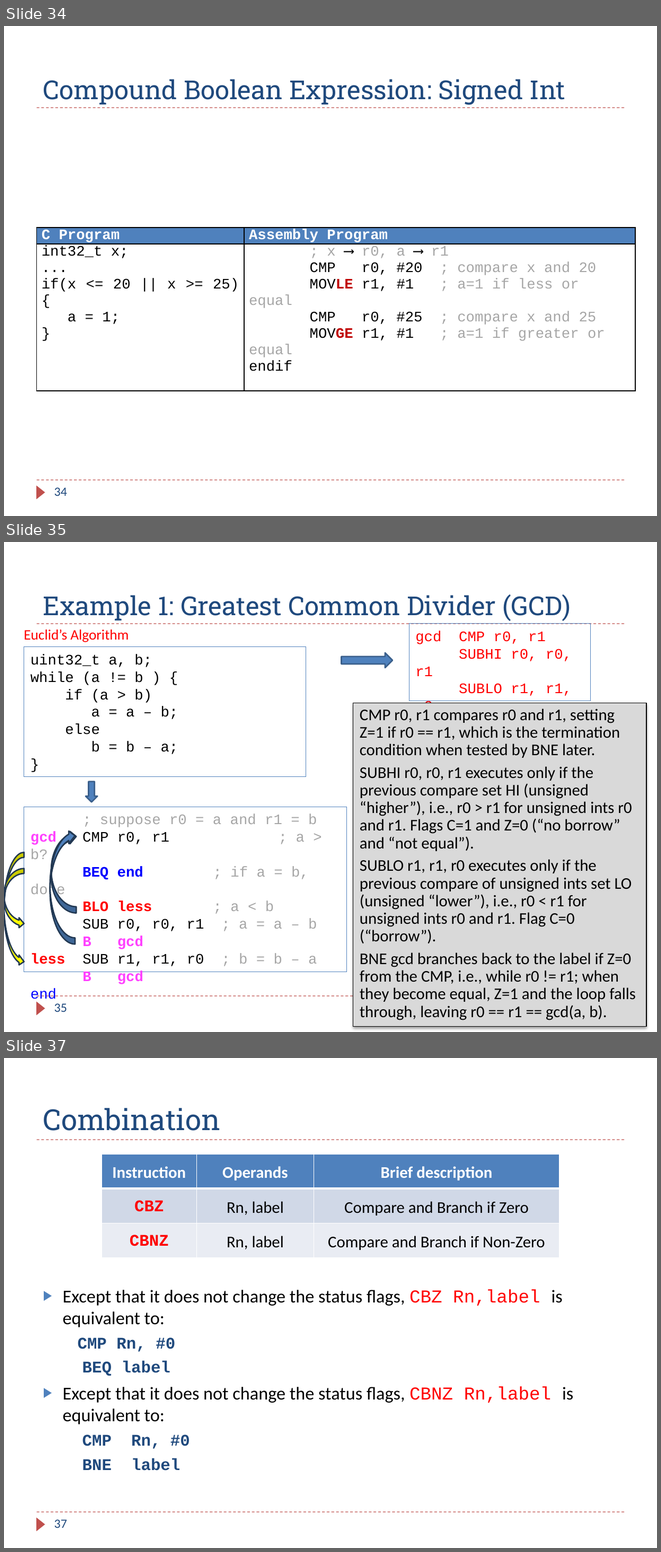
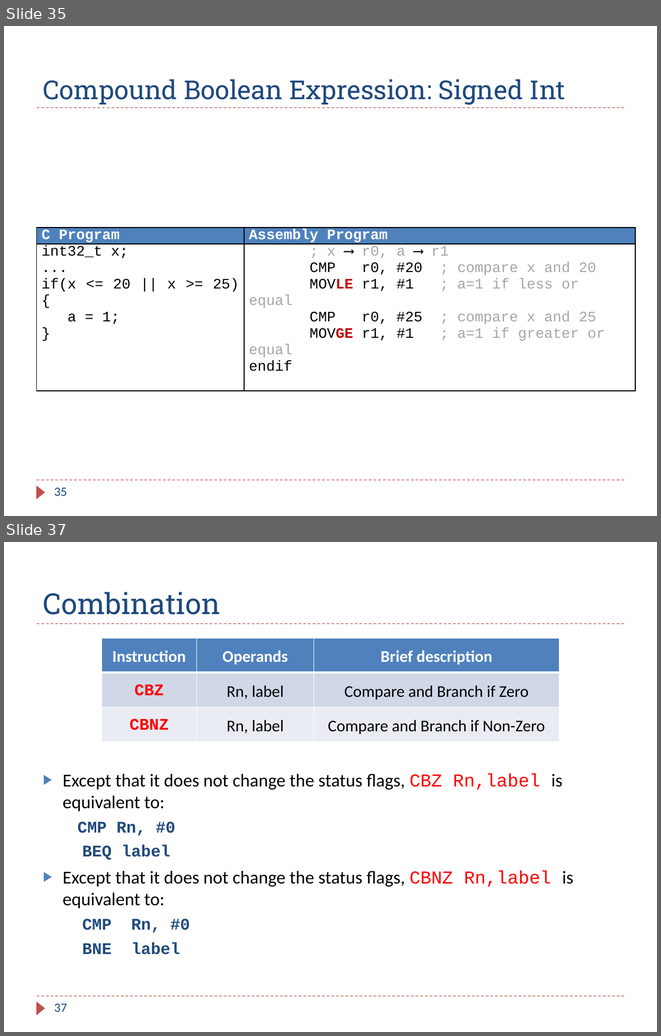
Before and after one commit to guhofstra/CSC111Fa25, a slide deck: PPTs/Ch6_ARM_Flow_Control.pptx. Shown one above the other, each under a label of ours: slides 34, 35 and 37 before the commit, slides 35 and 37 after it; the slides between them are not shown. The pictures are 661x1552 and 661x1036 pixels, drawn with LibreOffice and Linux fonts; fonts in the diff are those of the drawing. Boxes give left, top, right and bottom in pixels: in the first picture for what was removed or moved away, otherwise in the second. Text is boxed around its words. In the diff, an @@ line names an element or a change of style, - is before the commit and + after.

```diff
--- a/PPTs/Ch6_ARM_Flow_Control.pptx
+++ b/PPTs/Ch6_ARM_Flow_Control.pptx
@@ slide 35 removed at (x1=4, y1=542, x2=657, y2=1032), background #FFFFFF; not listed: 3 template elements that a slide beside it also shows @@
@@ title removed at (x1=43, y1=594, x2=571, y2=621) @@
-Example 1: Greatest Common Divider (GCD)
@@ text removed at (x1=24, y1=629, x2=129, y2=642) @@
-Euclid’s Algorithm
@@ rectangle removed at (x1=409, y1=624, x2=590, y2=700) @@
-gcd CMP r0, r1
-SUBHI r0, r0, r1
-SUBLO r1, r1, r0
-BNE gcd
@@ rectangle removed at (x1=24, y1=647, x2=306, y2=777) @@
-uint32_t a, b;
-while (a != b ) {
-if (a > b)
-a = a – b;
-else
-b = b – a;
-}
@@ right arrow removed at (x1=342, y1=653, x2=392, y2=668) @@
@@ rectangle removed at (x1=353, y1=703, x2=646, y2=1026) @@
-CMP r0, r1 compares r0 and r1, setting Z=1 if r0 == r1, which is the termination condition when tested by BNE later.
-SUBHI r0, r0, r1 executes only if the previous compare set HI (unsigned “higher”), i.e., r0 > r1 for unsigned ints r0 and r1. Flags C=1 and Z=0 (“no borrow” and “not equal”).
-SUBLO r1, r1, r0 executes only if the previous compare of unsigned ints set LO (unsigned “lower”), i.e., r0 < r1 for unsigned ints r0 and r1. Flag C=0 (“borrow”).
-BNE gcd branches back to the label if Z=0 from the CMP, i.e., while r0 != r1; when they become equal, Z=1 and the loop falls through, leaving r0 == r1 == gcd(a, b).
@@ down arrow removed at (x1=86, y1=782, x2=97, y2=803) @@
@@ rectangle removed at (x1=24, y1=806, x2=347, y2=971) @@
-; suppose r0 = a and r1 = b
-gcd CMP r0, r1 ; a > b?
-BEQ end ; if a = b, done
-BLO less ; a < b
-SUB r0, r0, r1 ; a = a – b
-B gcd
-less SUB r1, r1, r0 ; b = b – a
-B gcd
-end
@@ curved right arrow removed at (x1=50, y1=829, x2=74, y2=944) @@
@@ curved right arrow removed at (x1=51, y1=830, x2=76, y2=913) @@
@@ curved right arrow removed at (x1=4, y1=852, x2=24, y2=967) @@
@@ curved right arrow removed at (x1=4, y1=868, x2=24, y2=928) @@
@@ page number removed at (x1=54, y1=1003, x2=67, y2=1012) @@
-35
@@ what was slide 34 is now slide 35 @@
@@ page number at (x1=54, y1=487, x2=67, y2=496): text changed @@
-34
+35
```
Also in this commit, not shown: 5 slides changed, 1 slide added, 5 other files.
